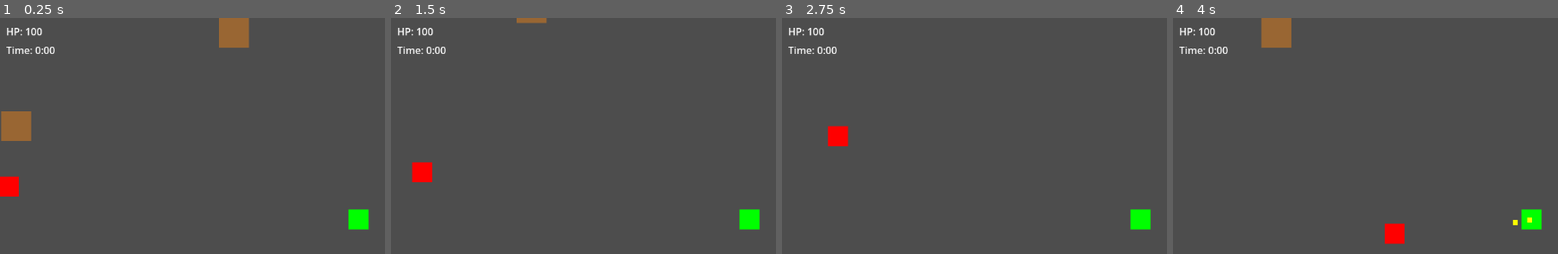
Above: before the commit, frames 1-4 (left to right).
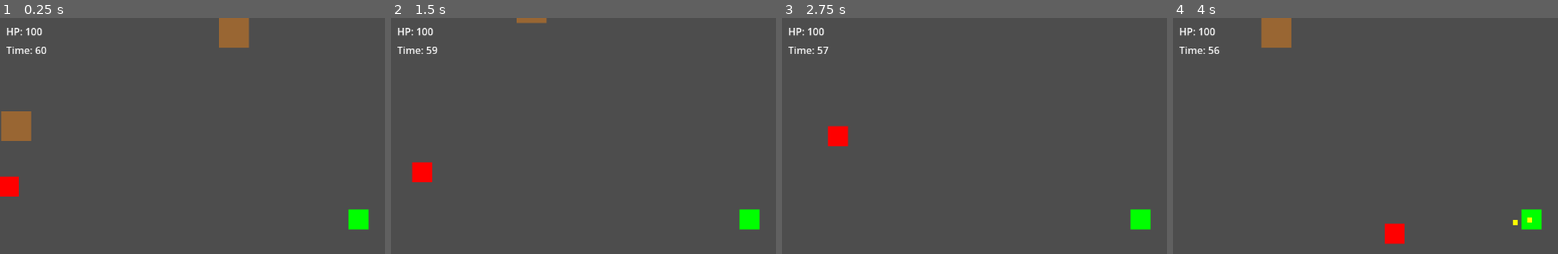
Above: after the commit, the same moments.

Repository: felang/utoland
Game: Godot game, scene res://scenes/main.tscn
Same seed, same stepped clock (60 frames per second), same inputs: the game is played once before the commit and once after it.
Inputs:
- Up to frame 1 (0.25 s): no input
- Up to frame 2 (1.5 s): tap Enter at 0.5 s; hold D (move_right) 0.53-1.28 s; tap 1 at 0.6 s; hold S (move_down) from 1.28 s (still down); tap 2 at 1.35 s
- Up to frame 3 (2.75 s): release S (move_down) at 2.03 s; hold D (move_right) from 2.03 s (still down); tap 3 at 2.1 s
- Up to frame 4 (4 s): release D (move_right) at 2.78 s; hold W (move_up) 2.78-3.53 s; tap 4 at 2.85 s; hold A (move_left) from 3.53 s (still down); tap 1 at 3.6 s

The runs differ from the first frame. In frame 1, less than 0.1% of the frame differs, in the area x 9-15%, y 12-16%; in frame 2, 0.1%; in frame 3, less than 0.1%; in frame 4, 0.1%.

Commit message:
fix: 修复HUD计时器显示问题，添加运行时节点验证

Diff:
--- a/scripts/hud.gd
+++ b/scripts/hud.gd
@@ -15,7 +15,11 @@
 		push_warning("HUD: WaveManager node not found in 'wave_manager' group")
 
 func _process(_delta):
-	if player:
+	if player and is_instance_valid(player):
 		hp_label.text = "HP: %.0f" % player.current_hp
+
+	if not wave_manager or not is_instance_valid(wave_manager):
+		wave_manager = get_tree().get_first_node_in_group("wave_manager")
+
 	if wave_manager:
 		timer_label.text = "Time: %.0f" % wave_manager.time_remaining
